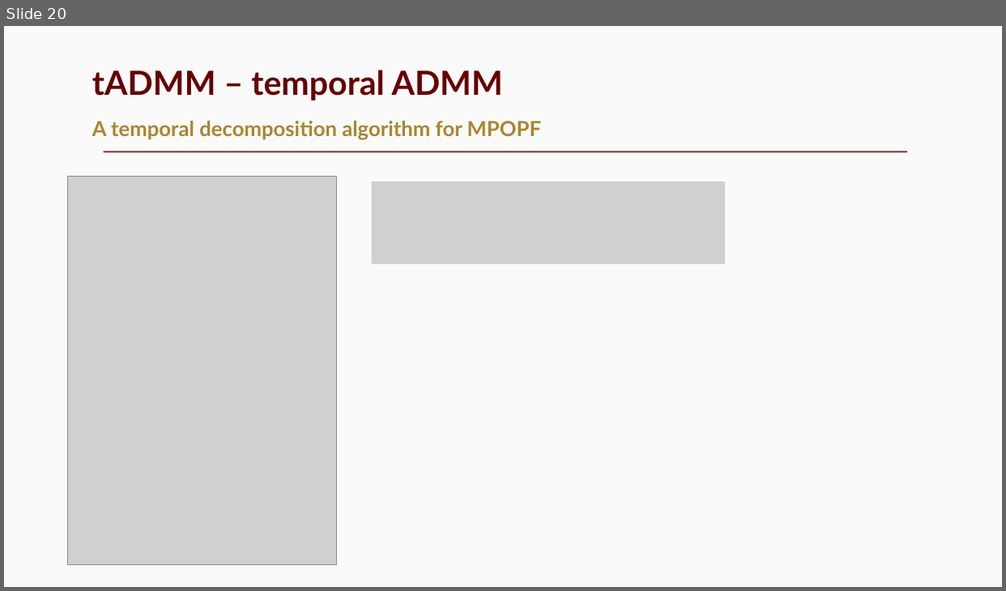
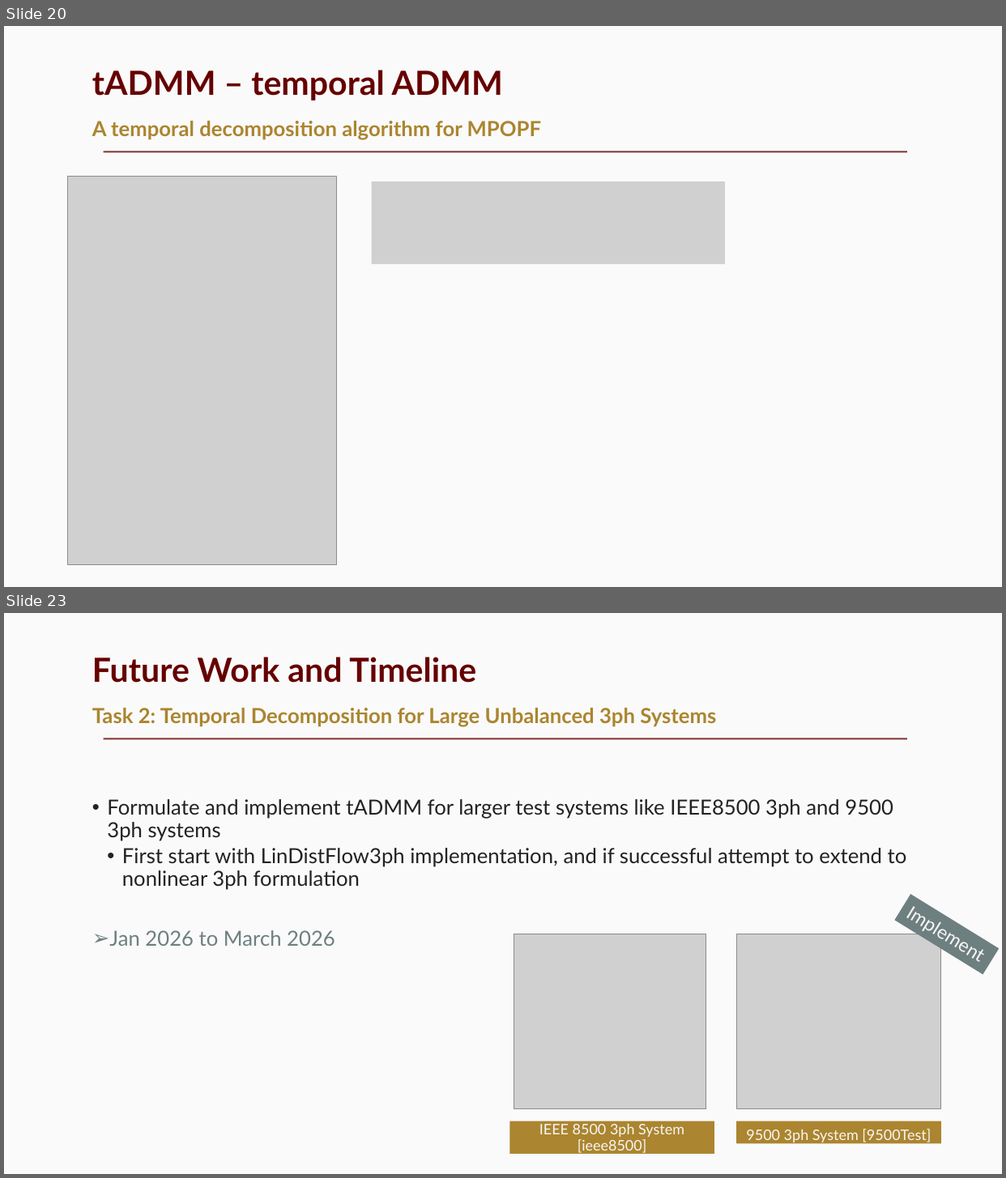
Before and after one commit to Realife-Brahmin/OriginalDocsHub-WSU-OneDrive, a slide deck: prelims-presentation_Jha_Aryan.pptx. Shown one above the other, each under a label of ours: slide 20 before the commit, slides 20 and 23 after it; the slides between them are not shown. The pictures are 1006x591 and 1006x1178 pixels, drawn with LibreOffice and Linux fonts; fonts in the diff are those of the drawing; grey boxes stand for pictures. Boxes give left, top, right and bottom in pixels: in the first picture for what was removed or moved away, otherwise in the second. Text is boxed around its words. In the diff, an @@ line names an element or a change of style, - is before the commit and + after.

```diff
--- a/prelims-presentation_Jha_Aryan.pptx
+++ b/prelims-presentation_Jha_Aryan.pptx
@@ slide 23 added at box(4, 613, 1002, 1174), background #FAFAFA; not listed: 1 template element that a slide beside it also shows @@
@@ title added at box(92, 657, 476, 683), 32 pt, text #660000, bold @@
+Future Work and Timeline
@@ text added at box(92, 708, 716, 727), 20 pt, text #AB852F, bold @@
+Task 2: Temporal Decomposition for Large Unbalanced 3ph Systems
@@ text added at box(107, 799, 907, 946), 20 pt, text #222222 @@
+• Formulate and implement tADMM for larger test systems like IEEE8500 3ph and 9500 3ph systems
+  • First start with LinDistFlow3ph implementation, and if successful attempt to extend to nonlinear 3ph formulation
+➢ Jan 2026 to March 2026
@@ rectangle added at box(894, 894, 999, 975), fill #6E7F80, 18 pt, text #F8F6F4 @@
+Implement
@@ picture added at box(513, 934, 706, 1109) @@
@@ picture added at box(737, 934, 941, 1109) @@
@@ rectangle added at box(510, 1122, 714, 1154), fill #AB852F, 14 pt, text #F8F6F4 @@
+IEEE 8500 3ph System [ieee8500]
@@ rectangle added at box(737, 1122, 941, 1144), fill #AB852F, 14 pt, text #F8F6F4 @@
+9500 3ph System [9500Test]
```
Also in this commit, not shown: 6 slides changed, 5 other slides added.
